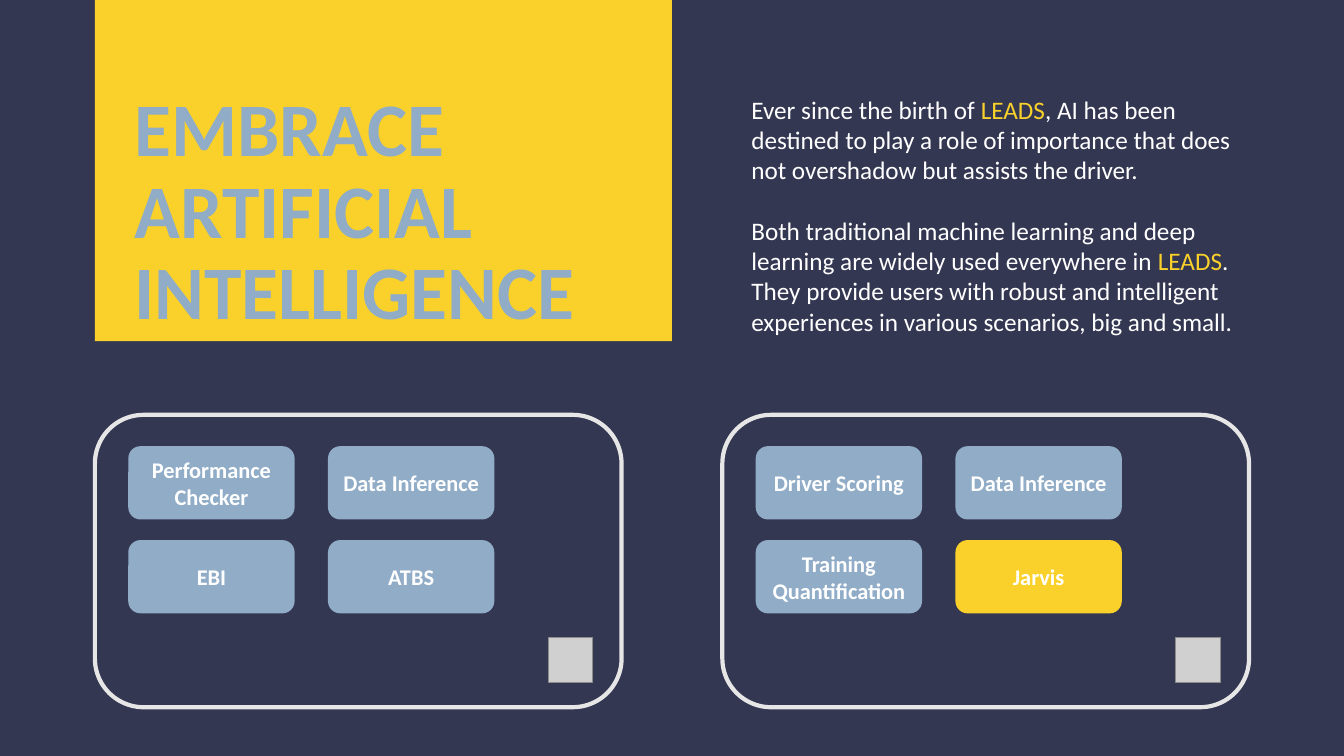
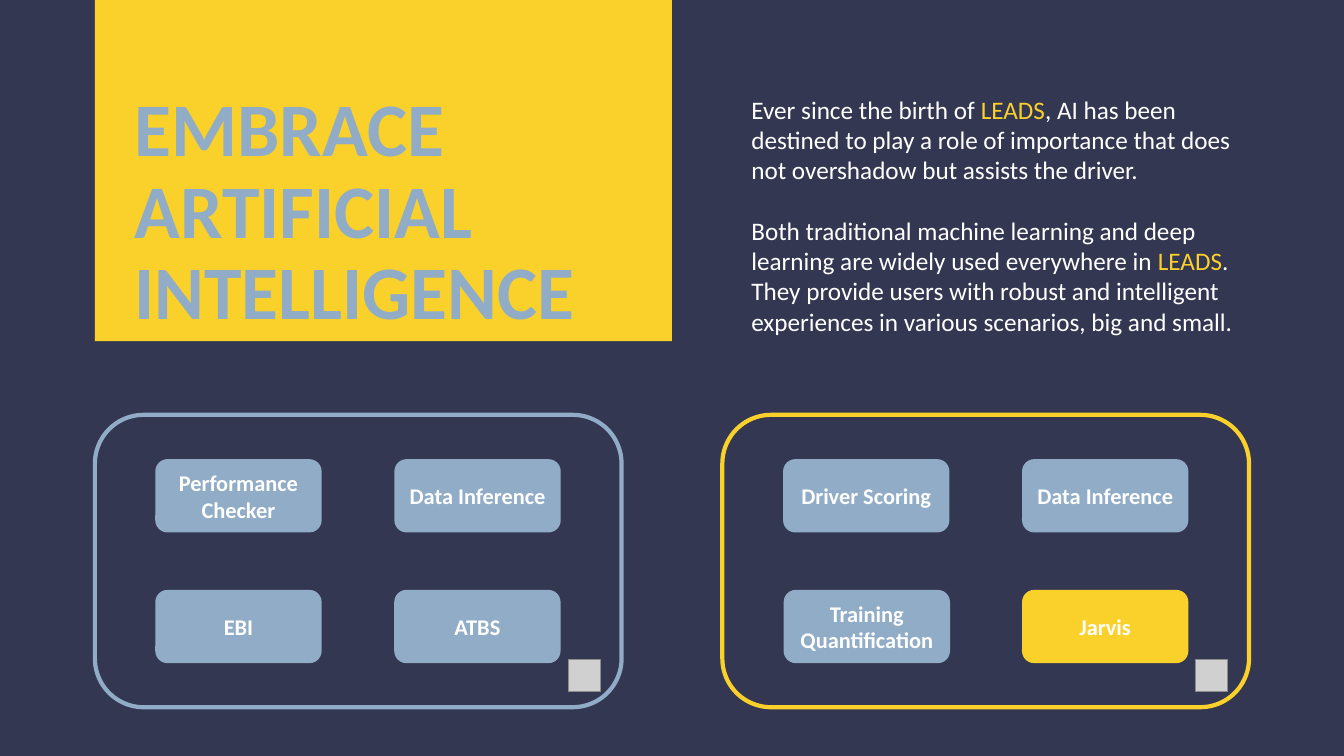
Before and after one commit to ProjectNeura/LEADS, a slide deck: slide 4 of docs/LEADS.pptx. Drawn at 1344x756 pixels with LibreOffice and Linux fonts; fonts in the diff are those of the drawing; grey boxes stand for pictures. Boxes give left, top, right and bottom in pixels: in the first picture for what was removed or moved away, otherwise in the second. Text is boxed around its words. In the diff, an @@ line names an element or a change of style, - is before the commit and + after.

```diff
--- a/docs/LEADS.pptx
+++ b/docs/LEADS.pptx
@@ background #343752 to #343751 @@
@@ rounded rectangle at (95,415,621,708): outline #E7E6E6 3 pt to #90ACC7 3 pt @@
@@ rounded rectangle at (723,415,1249,708): outline #E7E6E6 3 pt to #FAD12B 3 pt @@
@@ rounded rectangle "Performance Checker": place and size @@
-rounded rectangle "Performance Checker" at (128,447,294,520)
+rounded rectangle "Performance Checker" at (155,460,322,533)
@@ rounded rectangle "Data Inference": place and size @@
-rounded rectangle "Data Inference" at (328,447,494,520)
+rounded rectangle "Data Inference" at (394,460,561,533)
@@ rounded rectangle "Driver Scoring": place and size @@
-rounded rectangle "Driver Scoring" at (756,447,923,520)
+rounded rectangle "Driver Scoring" at (783,460,950,533)
@@ rounded rectangle "Data Inference": place and size @@
-rounded rectangle "Data Inference" at (956,447,1122,520)
+rounded rectangle "Data Inference" at (1022,460,1189,533)
@@ rounded rectangle "EBI": place and size @@
-rounded rectangle "EBI" at (128,540,294,614)
+rounded rectangle "EBI" at (155,590,322,663)
@@ rounded rectangle "ATBS": place and size @@
-rounded rectangle "ATBS" at (328,540,494,614)
+rounded rectangle "ATBS" at (394,590,561,663)
@@ rounded rectangle "Training Quantification": place and size @@
-rounded rectangle "Training Quantification" at (756,540,923,614)
+rounded rectangle "Training Quantification" at (783,590,950,663)
@@ rounded rectangle "Jarvis": place and size @@
-rounded rectangle "Jarvis" at (956,540,1122,614)
+rounded rectangle "Jarvis" at (1022,590,1189,663)
@@ picture: place and size @@
-picture at (548,638,593,683)
+picture at (569,660,600,692)
@@ picture: place and size @@
-picture at (1177,638,1221,683)
+picture at (1196,660,1227,692)
```
Also in this commit, not shown: 3 other slides changed, 2 slides added.
